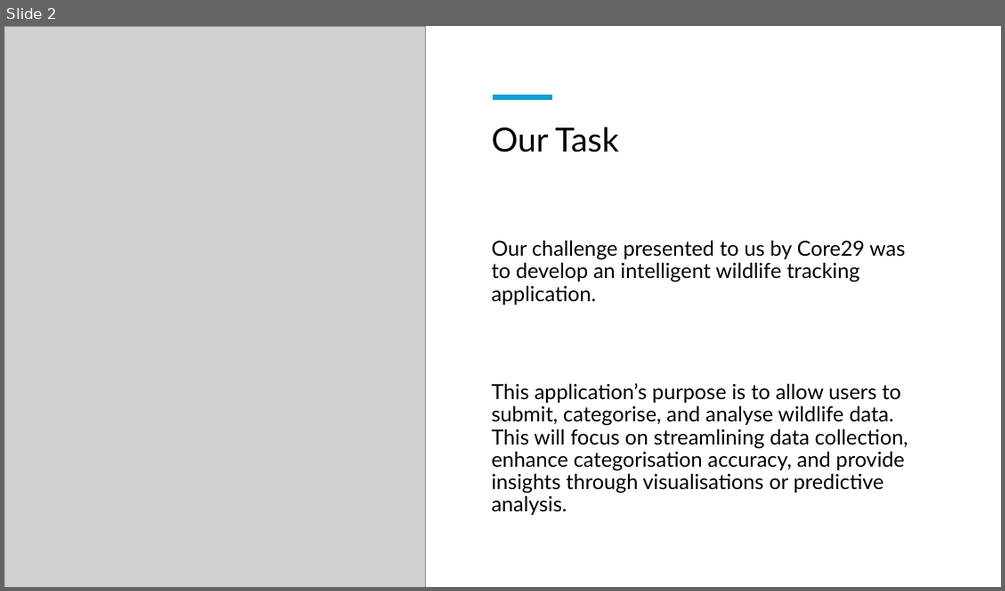
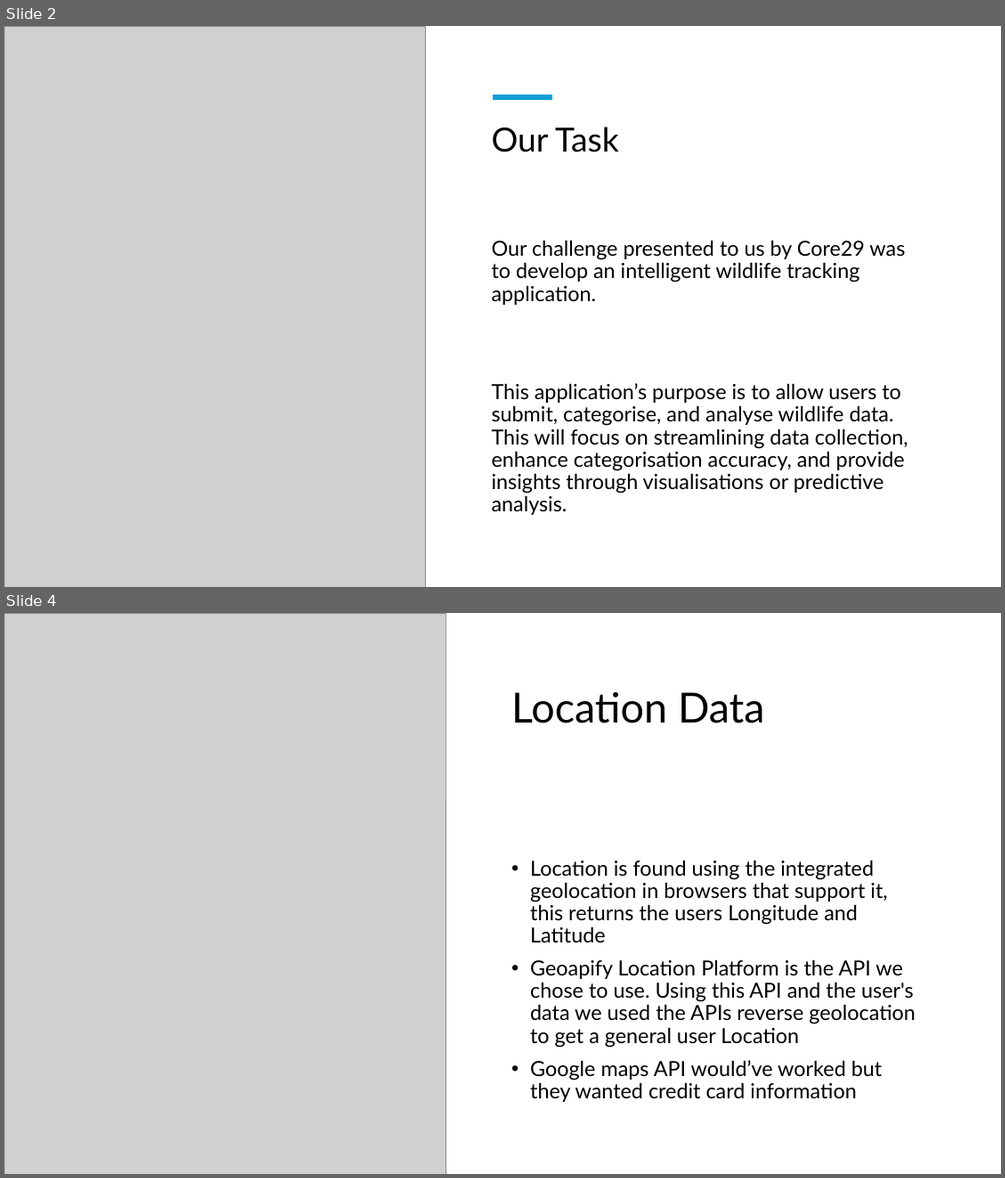
Before and after one commit to stuartiek/sonica-RGU-Hack-, a slide deck: RGUHack25 Presentation by Sonica.pptx. Shown one above the other, each under a label of ours: slide 2 before the commit, slides 2 and 4 after it; the slides between them are not shown. The pictures are 1005x591 and 1005x1178 pixels, drawn with LibreOffice and Linux fonts; fonts in the diff are those of the drawing; grey boxes stand for pictures. Boxes give left, top, right and bottom in pixels: in the first picture for what was removed or moved away, otherwise in the second. Text is boxed around its words. In the diff, an @@ line names an element or a change of style, - is before the commit and + after.

```diff
--- a/RGUHack25 Presentation by Sonica.pptx
+++ b/RGUHack25 Presentation by Sonica.pptx
@@ slide 4 added at bbox=[4, 613, 1001, 1174], background #FFFFFF @@
@@ picture added at bbox=[4, 613, 446, 1174] @@
@@ rectangle added at bbox=[446, 613, 1001, 800], fill #FFFFFF @@
@@ title added at bbox=[511, 692, 765, 723], 40 pt, text #000000 @@
+Location Data
@@ text added at bbox=[530, 860, 915, 1102], 20 pt, text #000000 @@
+• Location is found using the integrated geolocation in browsers that support it, this returns the users Longitude and Latitude
+• Geoapify Location Platform is the API we chose to use. Using this API and the user's data we used the APIs reverse geolocation to get a general user Location
+• Google maps API would’ve worked but they wanted credit card information
```
Also in this commit, not shown: 4 slides changed, 1 other slide added, 1 slide removed.
